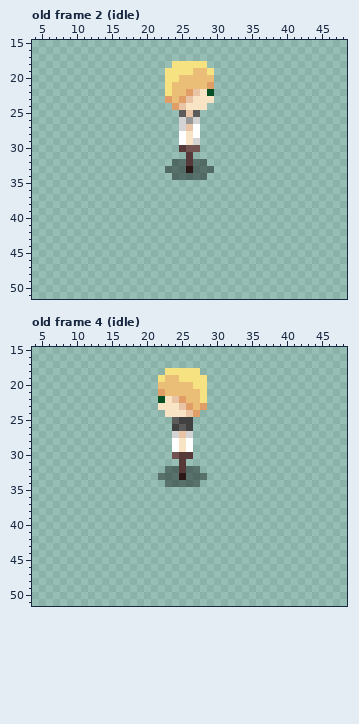
Pixel-art file, stored at GameDesign_Game/Assets/Test/Player.aseprite. The picture above was drawn from the file before the commit.
52x52 pixels, 43 frames. Colours within 5 levels of each other are drawn and written as one. Shown: old frame 2 (idle): x 4..48, y 15..51; old frame 4 (idle): x 4..48, y 15..51. The commit also changed other frames, which this record leaves out.
New version:
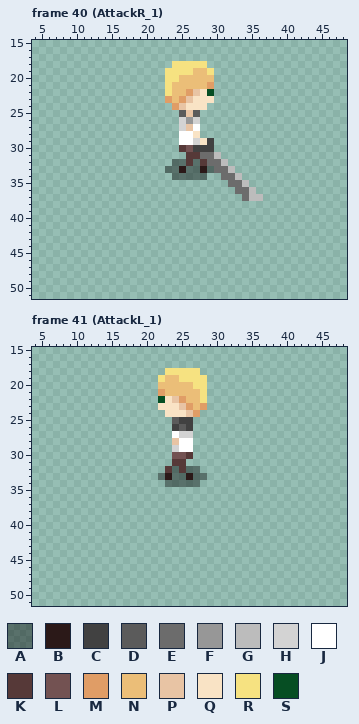
Palette (. is transparent): A #00000067  B #2b1918  C #414141  D #5b5b5b  E #6c6c6c  F #979797  G #bcbcbc  H #d3d3d3  J #ffffff  K #563938  L #735252  M #e09d66  N #ebbe78  P #e8c4a4  Q #f9e3c5  R #f6e281  S #064e23
A new or re-ordered frame is compared with the old frame closest to it.
Author's note on the commit: Player Attack animation Add first combo player attack animation.
Difference:
{"change": "frames 43 -> 50"}
{"where": "frame 40 (AttackR_1) is new; against old frame 2 (idle), layers \"Layer 4\", \"Layer 2\", \"Layer 1\""}
{"frame":40,"y":28,"x":26,"old":"QJ","new":"JQ"}
{"frame":40,"y":29,"x":26,"old":"Q","new":"J"}
{"frame":40,"y":29,"x":28,"old":"..","new":"QC"}
{"frame":40,"y":30,"x":27,"old":"L..","new":"CCC"}
{"frame":40,"y":31,"x":27,"old":"....","new":"KEEG"}
{"frame":40,"y":32,"x":28,"old":"A...","new":"KEEG"}
{"frame":40,"y":33,"x":25,"old":"AB","new":"BA"}
{"frame":40,"y":33,"x":28,"old":"A","new":"B"}
{"frame":40,"y":33,"x":30,"old":"...","new":"EEG"}
{"frame":40,"y":34,"x":31,"old":"...","new":"EEG"}
{"frame":40,"y":35,"x":32,"old":"...","new":"EEG"}
{"frame":40,"y":36,"x":33,"old":"...","new":"EEG"}
{"frame":40,"y":37,"x":34,"old":"...","new":"EGG"}
{"where": "frame 41 (AttackL_1) is new; against old frame 4 (idle), layers \"Layer 2\", \"Layer 1\""}
{"frame":41,"y":27,"x":24,"old":"HP","new":"JH"}
{"frame":41,"y":28,"x":24,"old":"JQ","new":"PJ"}
{"frame":41,"y":29,"x":24,"old":"JQ","new":"HJ"}
{"frame":41,"y":30,"x":25,"old":"K","new":"L"}
{"frame":41,"y":31,"x":24,"old":".","new":"K"}
{"frame":41,"y":32,"x":23,"old":"A","new":"K"}
{"frame":41,"y":33,"x":23,"old":"A","new":"B"}
{"frame":41,"y":33,"x":25,"old":"BA","new":"AB"}
